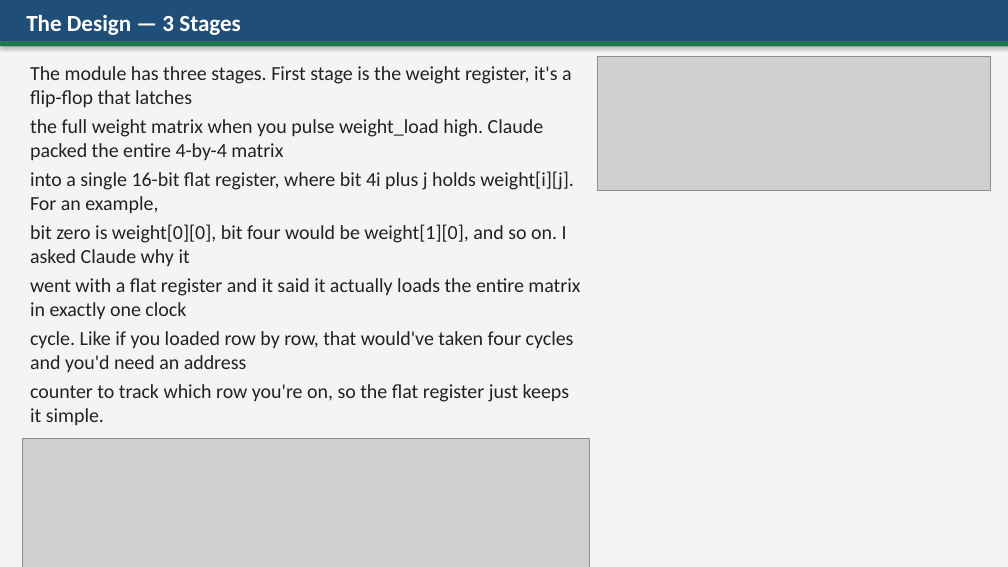
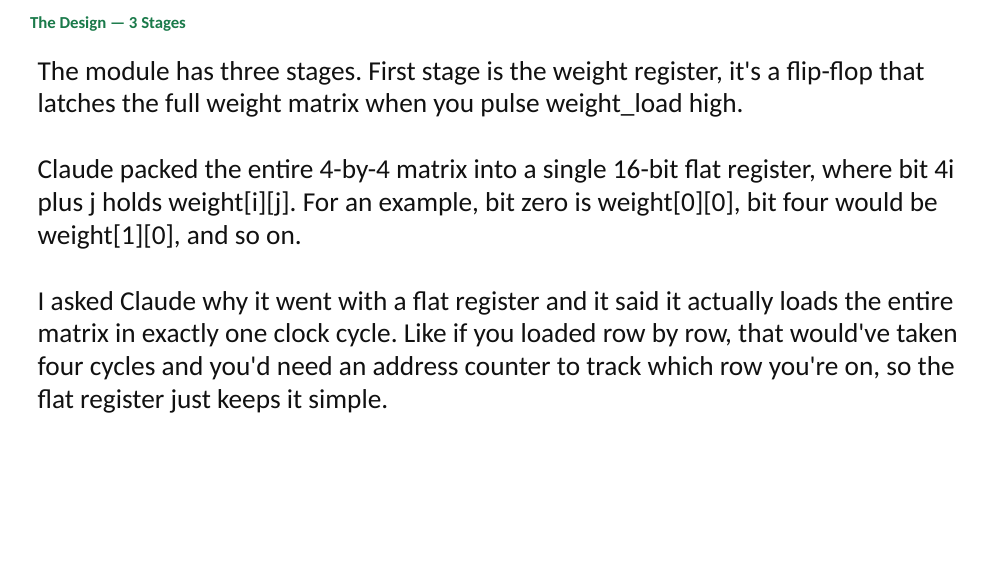
Before and after one commit to BaoPSU/ECE410-HW4AI, a slide deck: slide 3 of codefest/cf06/presentation/cf06_cllm_slides.pptx. Drawn at 1008x567 pixels with LibreOffice and Linux fonts; fonts in the diff are those of the drawing; grey boxes stand for pictures. Boxes give left, top, right and bottom in pixels: in the first picture for what was removed or moved away, otherwise in the second. Text is boxed around its words. In the diff, an @@ line names an element or a change of style, - is before the commit and + after.

```diff
--- a/codefest/cf06/presentation/cf06_cllm_slides.pptx
+++ b/codefest/cf06/presentation/cf06_cllm_slides.pptx
@@ rectangle removed at bbox=[0, 0, 1008, 567] @@
@@ rectangle removed at bbox=[0, 0, 1008, 42] @@
@@ text "The Design — 3 Stages" at bbox=[30, 16, 186, 31]: size 22 to 16 pt, text colour #FFFFFF to #1A7A4A @@
@@ rectangle removed at bbox=[0, 42, 1008, 46] @@
@@ picture removed at bbox=[597, 57, 991, 191] @@
@@ text at bbox=[38, 61, 957, 413]: text changed; size 19 to 26 pt; text colour #222222 to #111111 @@
-The module has three stages. First stage is the weight register, it's a flip-flop that latches
-the full weight matrix when you pulse weight_load high. Claude packed the entire 4-by-4 matrix
-into a single 16-bit flat register, where bit 4i plus j holds weight[i][j]. For an example,
-bit zero is weight[0][0], bit four would be weight[1][0], and so on. I asked Claude why it
-went with a flat register and it said it actually loads the entire matrix in exactly one clock
-cycle. Like if you loaded row by row, that would've taken four cycles and you'd need an address
-counter to track which row you're on, so the flat register just keeps it simple.
+The module has three stages. First stage is the weight register, it's a flip-flop that latches the full weight matrix when you pulse weight_load high.
+Claude packed the entire 4-by-4 matrix into a single 16-bit flat register, where bit 4i plus j holds weight[i][j]. For an example, bit zero is weight[0][0], bit four would be weight[1][0], and so on.
+I asked Claude why it went with a flat register and it said it actually loads the entire matrix in exactly one clock cycle. Like if you loaded row by row, that would've taken four cycles and you'd need an address counter to track which row you're on, so the flat register just keeps it simple.
@@ picture removed at bbox=[23, 439, 590, 567] @@
```
Also in this commit, not shown: 6 other slides changed, 1 other file.
